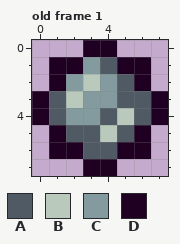
One commit to this pixel-art file: src/assets/sprites/spit.ase. This is how it looked before the edit.
8x8 pixels, 1 frame. Shown: old frame 1. The commit also changed other frames, which this record leaves out.
Palette (. is transparent): A #505a65  B #b9cabc  C #839b9e  D #1f0023
Pixels before, old frame 1, first column x 0:
0 ...DD...
1 .DDCADD.
2 .DCBCAD.
3 DABCCAAD
4 DACCABAD
5 .DAABAD.
6 .DDAADD.
7 ...DD...
Now the later version:
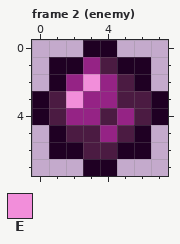
Colours new in this view: E #f28eda
A new or re-ordered frame is compared with the old frame closest to it.
Diff:
frames 1 -> 3
colour A: #505a65 -> #4b1b42
colour C: #839b9e -> #952385
Changed rows in their new state; - is a pixel that keeps its letter.
Frame 2 (enemy) is new; against old frame 1:
first column x 2:
2 -E--
3 E---
4 ---C
5 --C-
